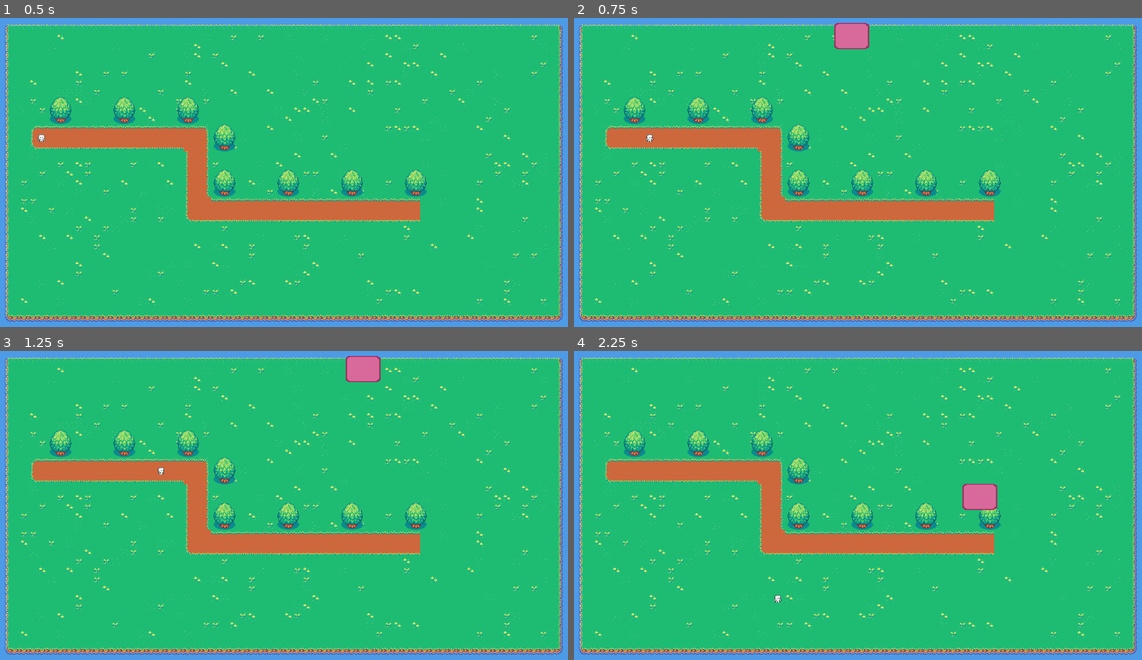
Above: before the commit, frames 1-4 (two rows, left to right).
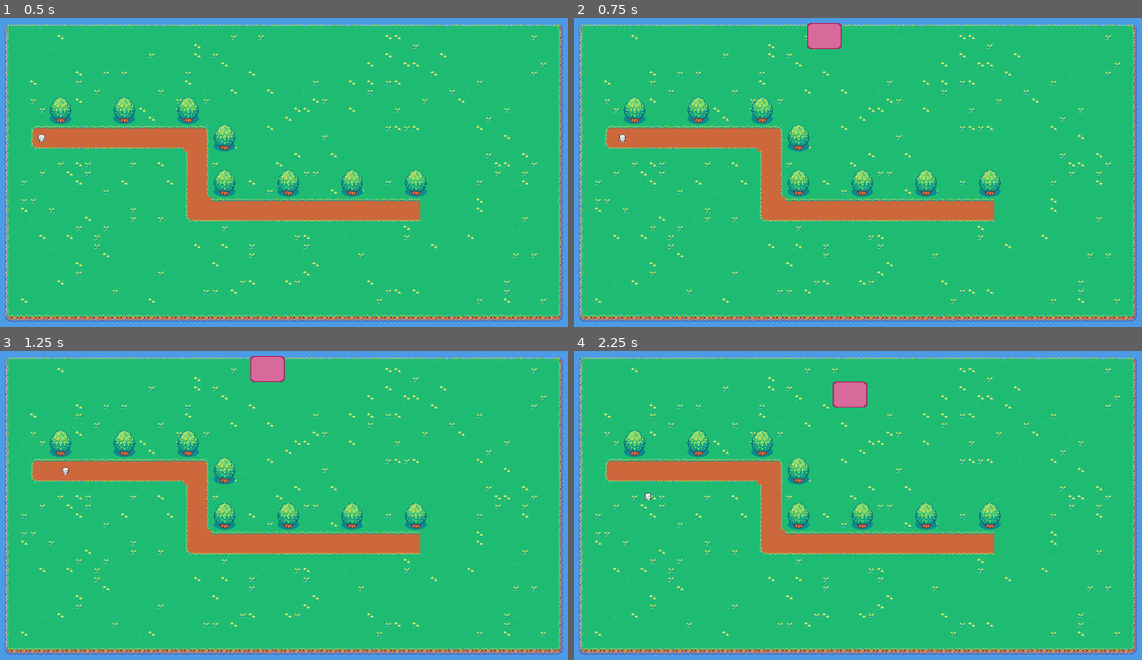
Above: after the commit, the same moments.

Repository: TOT00O/sevenn
Game: Godot game, scene res://game.tscn
Two runs of this game, one before a commit and one after it. Both use one fixed random seed, a clock stepped at 60 frames per second and the inputs below. The project has no main scene, so this scene is started directly.
Inputs:
- Up to frame 1 (0.5 s): no input
- Up to frame 2 (0.75 s): hold D (move_right) from 0.53 s (still down); tap I (i) at 0.6 s
- Up to frame 3 (1.25 s): keep holding D (move_right)
- Up to frame 4 (2.25 s): release D (move_right) at 1.28 s; hold S (move_down) 1.28-2.03 s; tap I (i) at 1.35, 2.1 s; hold D (move_right) from 2.03 s (still down)

Frame 1 is identical in both runs. In frame 2, 0.9% of the frame differs, in the area x 7-53%, y 1-41%; in frame 3, 1.1%; in frame 4, 1.1%, in the area x 12-75%, y 9-82%.

Commit message:
amamamama

Diff:
--- a/spritecahr.gd
+++ b/spritecahr.gd
@@ -1,10 +1,9 @@
-
 extends CharacterBody2D
 
-var max_speed = 300
+var max_speed = 60
 var lala = 20
 
-@onready var animated_sprite = $AnimatedSprite2D  # Fixed: Added $ to get node
+@onready var animated_sprite = $AnimatedSprite2D
 
 @export var inv: Inv
 
@@ -22,37 +21,49 @@
 func update_animation(direction: Vector2):
 	# If moving, update last_direction and play walk animation
 	if direction.length() > 0:
-		last_direction = direction
+		# Store a normalized direction (prioritizing horizontal over vertical)
+		last_direction = get_primary_direction(direction)
 		play_walk_animation(direction)
 	else:
 		# If not moving, play idle animation based on last direction
 		play_idle_animation(last_direction)
 
+func get_primary_direction(direction: Vector2) -> Vector2:
+	# Convert diagonal movement to primary directions
+	if abs(direction.x) > abs(direction.y):
+		# Prioritize horizontal
+		return Vector2(sign(direction.x), 0)
+	else:
+		# Prioritize vertical
+		return Vector2(0, sign(direction.y))
+
 func play_walk_animation(direction: Vector2):
-	# Determine which walk animation to play based on direction
-	if abs(direction.x) > abs(direction.y):
-		# Moving primarily horizontally
-		if direction.x > 0:
+	# Determine which walk animation to play based on primary direction
+	var primary_direction = get_primary_direction(direction)
+
+	if primary_direction.x != 0:
+		# Moving horizontally
+		if primary_direction.x > 0:
 			animated_sprite.play("walk_right")
 		else:
 			animated_sprite.play("walk_left")
 	else:
-		# Moving primarily vertically
-		if direction.y > 0:
+		# Moving vertically
+		if primary_direction.y > 0:
 			animated_sprite.play("walk_down")
 		else:
 			animated_sprite.play("walk_up")
 
 func play_idle_animation(direction: Vector2):
 	# Determine which idle animation to play based on last direction
-	if abs(direction.x) > abs(direction.y):
-		# Facing primarily horizontally
+	if direction.x != 0:
+		# Facing horizontally
 		if direction.x > 0:
 			animated_sprite.play("idle_right")
 		else:
 			animated_sprite.play("idle_left")
 	else:
-		# Facing primarily vertically
+		# Facing vertically
 		if direction.y > 0:
 			animated_sprite.play("idle_down")
 		else:
--- a/spritecahr.tscn
+++ b/spritecahr.tscn
@@ -7,22 +7,6 @@
 [ext_resource type="Texture2D" uid="uid://xt6bl65nmanr" path="res://assets/Hana Caraka - Base Character [sample]/walk_left.png" id="4_qvbdx"]
 [ext_resource type="PackedScene" uid="uid://cxe5il5j0vhjv" path="res://inventory/inv_ui.tscn" id="6_2d0jo"]
 
-[sub_resource type="AtlasTexture" id="AtlasTexture_55lbp"]
-atlas = ExtResource("1_yatae")
-region = Rect2(0, 0, 80, 80)
-
-[sub_resource type="AtlasTexture" id="AtlasTexture_ew6m3"]
-atlas = ExtResource("1_yatae")
-region = Rect2(80, 0, 80, 80)
-
-[sub_resource type="AtlasTexture" id="AtlasTexture_fuqaq"]
-atlas = ExtResource("1_yatae")
-region = Rect2(160, 0, 80, 80)
-
-[sub_resource type="AtlasTexture" id="AtlasTexture_d14pi"]
-atlas = ExtResource("1_yatae")
-region = Rect2(240, 0, 80, 80)
-
 [sub_resource type="AtlasTexture" id="AtlasTexture_si5qk"]
 atlas = ExtResource("1_yatae")
 region = Rect2(0, 80, 80, 80)
@@ -55,6 +39,22 @@
 atlas = ExtResource("2_0c55d")
 region = Rect2(240, 0, 80, 80)
 
+[sub_resource type="AtlasTexture" id="AtlasTexture_55lbp"]
+atlas = ExtResource("1_yatae")
+region = Rect2(0, 0, 80, 80)
+
+[sub_resource type="AtlasTexture" id="AtlasTexture_ew6m3"]
+atlas = ExtResource("1_yatae")
+region = Rect2(80, 0, 80, 80)
+
+[sub_resource type="AtlasTexture" id="AtlasTexture_fuqaq"]
+atlas = ExtResource("1_yatae")
+region = Rect2(160, 0, 80, 80)
+
+[sub_resource type="AtlasTexture" id="AtlasTexture_d14pi"]
+atlas = ExtResource("1_yatae")
+region = Rect2(240, 0, 80, 80)
+
 [sub_resource type="AtlasTexture" id="AtlasTexture_upma3"]
 atlas = ExtResource("1_yatae")
 region = Rect2(0, 160, 80, 80)
@@ -203,23 +203,6 @@
 animations = [{
 "frames": [{
 "duration": 1.0,
-"texture": SubResource("AtlasTexture_55lbp")
-}, {
-"duration": 1.0,
-"texture": SubResource("AtlasTexture_ew6m3")
-}, {
-"duration": 1.0,
-"texture": SubResource("AtlasTexture_fuqaq")
-}, {
-"duration": 1.0,
-"texture": SubResource("AtlasTexture_d14pi")
-}],
-"loop": true,
-"name": &"idle__right",
-"speed": 5.0
-}, {
-"frames": [{
-"duration": 1.0,
 "texture": SubResource("AtlasTexture_si5qk")
 }, {
 "duration": 1.0,
@@ -250,6 +233,23 @@
 }],
 "loop": true,
 "name": &"idle_left",
+"speed": 5.0
+}, {
+"frames": [{
+"duration": 1.0,
+"texture": SubResource("AtlasTexture_55lbp")
+}, {
+"duration": 1.0,
+"texture": SubResource("AtlasTexture_ew6m3")
+}, {
+"duration": 1.0,
+"texture": SubResource("AtlasTexture_fuqaq")
+}, {
+"duration": 1.0,
+"texture": SubResource("AtlasTexture_d14pi")
+}],
+"loop": true,
+"name": &"idle_right",
 "speed": 5.0
 }, {
 "frames": [{
@@ -395,7 +395,7 @@
 [node name="AnimatedSprite2D" type="AnimatedSprite2D" parent="."]
 texture_filter = 1
 sprite_frames = SubResource("SpriteFrames_p3ti0")
-animation = &"idle_down"
+animation = &"idle_right"
 
 [node name="CollisionShape2D" type="CollisionShape2D" parent="."]
 shape = SubResource("CircleShape2D_3goc0")
